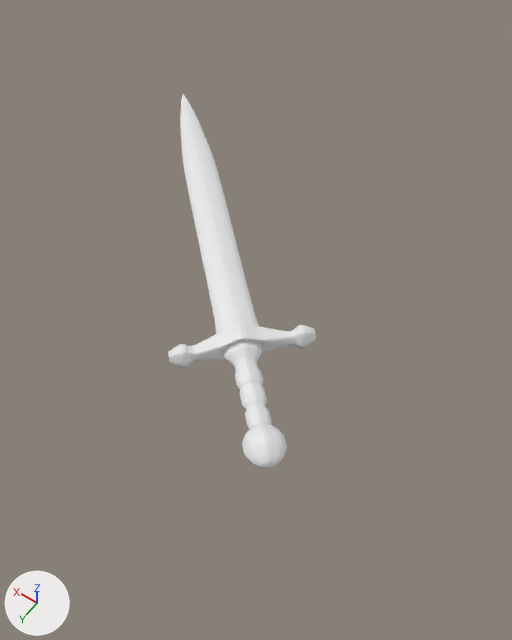
The Blender file Practica 3/Blender/Objetos/Espada/Espada.blend as it was, and as the next commit left it.
Rendered twice from a camera (50 mm lens) standing at (-1.23, 1.61, 2.27) and looking at (-0.18, 0.14, -0.04). Lighting does not change. The marker at lower left points along +X, +Y and +Z.

Names of what the first picture shows: 'sword_nescio©_ccc.de.pl™.004'.
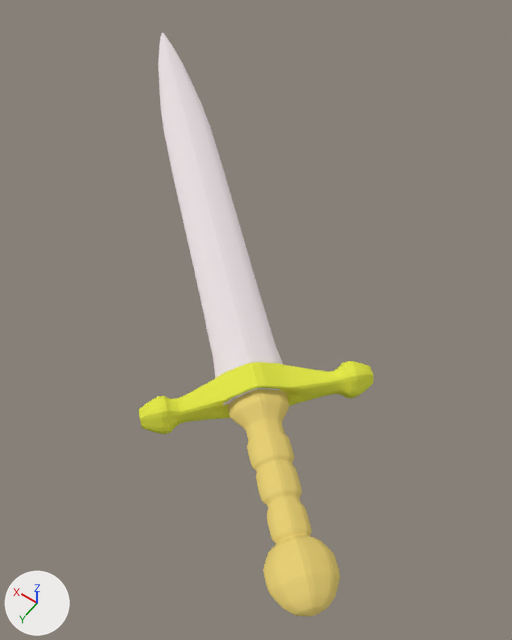
What differs and where, as boxes [x1, y1, x2, y2] in the pictures (512 x 640 px):
```json
{"object": "sword_nescio©_ccc.de.pl™.004", "change": "recoloured, turned, rescaled", "before": [168, 94, 316, 468], "after": [139, 32, 374, 617], "on screen": "white to yellow"}
{"part": 1, "of": "me_sword_nescio__ccc_de_pltm_004", "change": "recoloured", "before": [238, 340, 255, 342], "after": [145, 376, 373, 430]}
{"part": 2, "of": "me_sword_nescio__ccc_de_pltm_004", "change": "recoloured", "before": [224, 341, 287, 468], "after": [228, 389, 340, 617], "on screen": "white to yellow"}
{"part": 3, "of": "me_sword_nescio__ccc_de_pltm_004", "change": "recoloured", "before": [168, 324, 316, 368], "after": [139, 361, 374, 434]}
{"part": 4, "of": "me_sword_nescio__ccc_de_pltm_004", "change": "recoloured", "before": [180, 94, 259, 351], "after": [158, 32, 283, 406]}
```

Scene script edits in JSON lines:
```json
{"op": "add", "block": "mat_filo", "code": ["mat_filo = diffuse_material('Filo')", "mat_filo.base_color = (0.8, 0.726, 0.748)  # white #e7dde0"]}
{"op": "add", "block": "mat_mango", "code": ["mat_mango = diffuse_material('mango')", "mat_mango.base_color = (0.656, 0.754, 0.8)  # white #d4e1e7"]}
{"op": "add", "block": "mat_guarda", "code": ["mat_guarda = diffuse_material('Guarda')", "mat_guarda.base_color = (0.761, 0.8, 0.0684)  # yellow #e2e74a"]}
{"op": "add", "block": "mat_empuñadura", "code": ["mat_empuñadura = diffuse_material('empuñadura')", "mat_empuñadura.base_color = (0.8, 0.623, 0.18)  # yellow #e7cf76"]}
{"block": "me_sword_nescio__ccc_de_pltm_004", "where": "me_sword_nescio__ccc_de_pltm_004.from_pydata(...)  # 5138 vertices, 5136 faces; spans x -3.1..3.1, y -0.8..0.8, z -10.5..13.2"}
{"block": "me_sword_nescio__ccc_de_pltm_004", "where": "# used by ob_sword_nescio__ccc_de_pltm_004; location = (0.0, 0.114, 0.181); rotation_euler = (1.571, 0.0, 0.818), in degrees (90, 0, 47); scale = (0.0875, 0.0875, 0.0875)"}
{"block": "me_sword_nescio__ccc_de_pltm_004", "change": "me_sword_nescio__ccc_de_pltm_004 part 1: 27 of the faces centred in x -3.0..3.0, y -0.3..0.5, z -8.8..-4.2 switch from no material to mat_mango (white #d4e1e7)"}
{"block": "me_sword_nescio__ccc_de_pltm_004", "change": "me_sword_nescio__ccc_de_pltm_004 part 2: 2621 of the faces centred in x -0.8..0.9, y -0.6..0.5, z -10.5..-5.0 switch from no material to mat_empuñadura (yellow #e7cf76)"}
{"block": "me_sword_nescio__ccc_de_pltm_004", "change": "me_sword_nescio__ccc_de_pltm_004 part 3: 1957 of the faces centred in x -3.1..3.1, y -0.8..0.7, z -5.4..-4.2 switch from no material to mat_guarda (yellow #e2e74a)"}
{"block": "me_sword_nescio__ccc_de_pltm_004", "change": "me_sword_nescio__ccc_de_pltm_004 part 4: 526 of the faces centred in x -0.8..0.9, y -0.4..0.5, z -5.1..13.0 switch from no material to mat_filo (white #e7dde0)"}
{"op": "set", "path": "ob_sword_nescio__ccc_de_pltm_004.rotation_euler", "old": "(1.571, 0.0, 0.818)", "new": "(1.571, 0.0, 0.837)", "note": "degrees (90, 0, 47) -> degrees (90, 0, 48)"}
{"op": "set", "path": "ob_sword_nescio__ccc_de_pltm_004.scale", "old": "(0.0875, 0.0875, 0.0875)", "new": "(0.132, 0.132, 0.132)"}
```
